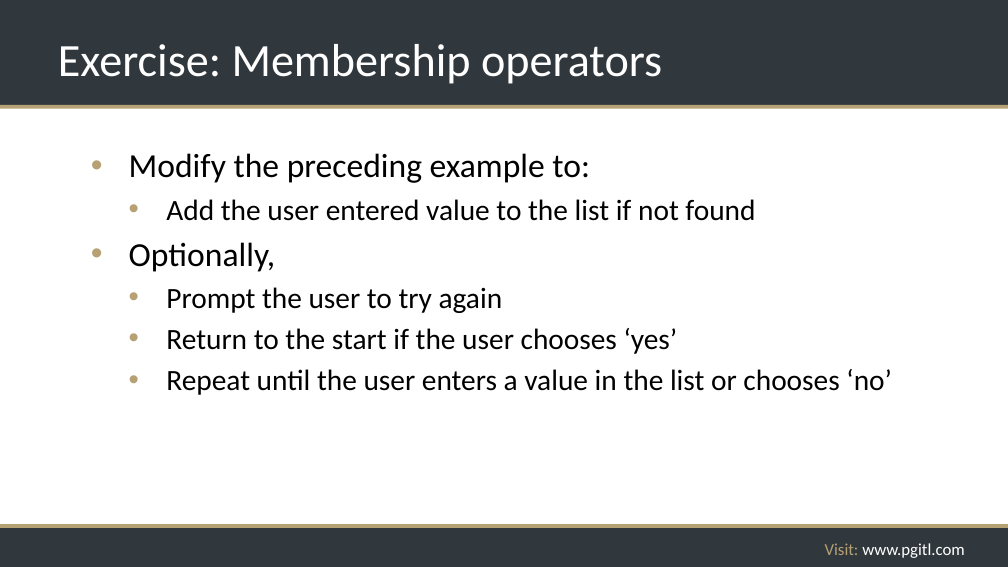
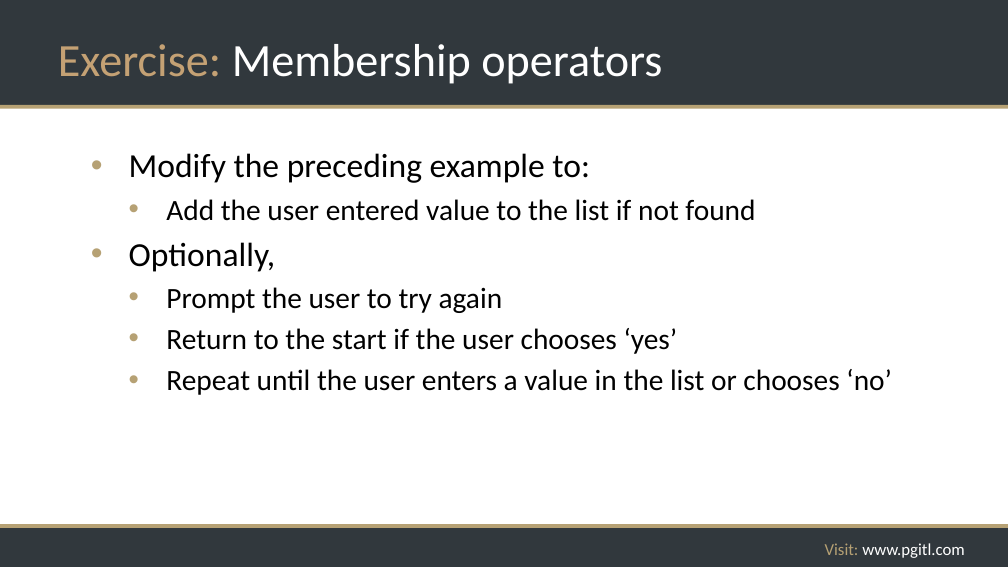
Before and after one commit to rikkouri/project-a, a slide deck: slide 110 of Programming Foundations.pptx. Drawn at 1008x567 pixels with LibreOffice and Linux fonts; fonts in the diff are those of the drawing; background and template pictures are left out. Boxes give left, top, right and bottom in pixels: in the first picture for what was removed or moved away, otherwise in the second. Text is boxed around its words. In the diff, an @@ line names an element or a change of style, - is before the commit and + after.

Commit message:
Functions exercise

```diff
--- a/Programming Foundations.pptx
+++ b/Programming Foundations.pptx
@@ title "Exercise: Membership operators" at [58, 44, 662, 84]: text colour #FFFFFF to #C4A174 in "Exercise:" @@
```
Also in this commit, not shown: 2 other slides changed, 2 slides added, 1 other file.
